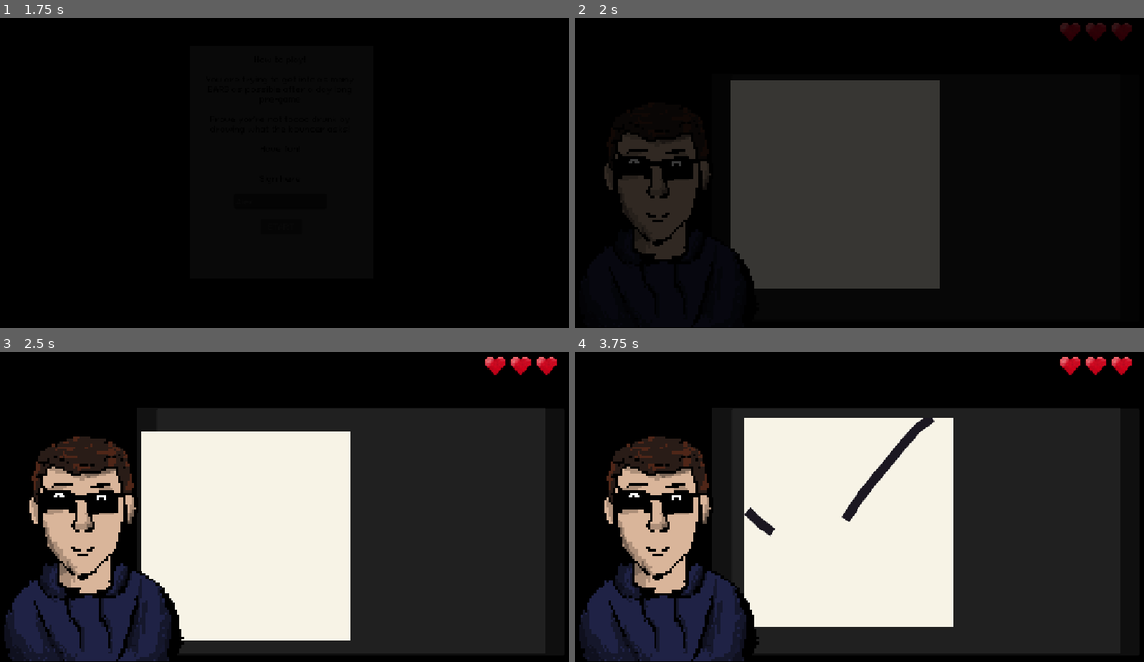
Above: before the commit, frames 1-4 (two rows, left to right).
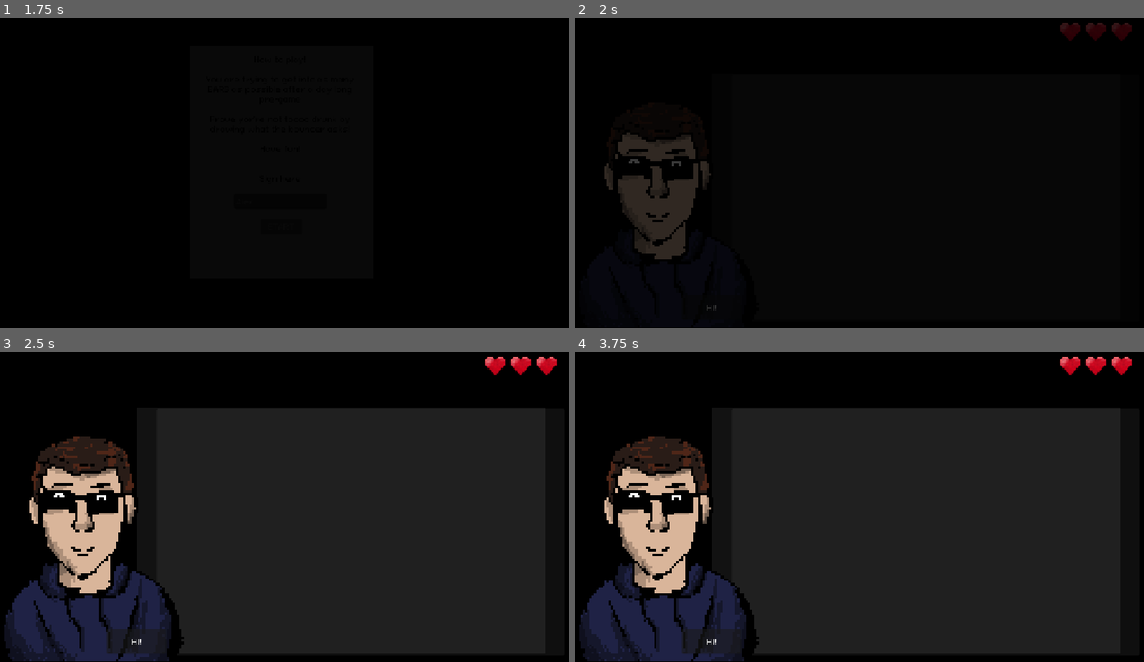
Above: after the commit, the same moments.

Repository: jyatch/bouncer-game
Game: Godot game, scene res://Scenes/HowToPlay.tscn
The game is run twice, just before and just after one commit, with the same random seed, the same clock (stepped at 60 frames per second) and the same inputs. This scene is started directly instead of the project's main scene.
Inputs (mouse positions are in pixels of both pictures, inside the frame that each line leads up to):
- Up to frame 1 (1.75 s): click (278, 200) at 0.52 s; type "Alex" at 0.6 s; click "START" at 1.25 s
- Up to frame 2 (2 s): no input
- Up to frame 3 (2.5 s): click (136, 640) at 2 s, where only the run after the commit has a clickable "HI!"
- Up to frame 4 (3.75 s): tap Enter at 2.75 s; drag from (819, 544) to (916, 429) at 2.77 s; drag from (740, 516) to (831, 565) at 3.52 s

Frame 1 is identical in both runs. In frame 2, 24% of the frame differs, in the area x 23-65%, y 20-95%; in frame 3, 24%; in frame 4, 24%.

Commit message:
dialogue/button flow
meow

Diff:
--- a/Scenes/Main.tscn
+++ b/Scenes/Main.tscn
@@ -135,6 +135,7 @@
 theme_override_colors/font_outline_color = Color(0, 0, 0, 1)
 theme_override_fonts/font = ExtResource("6_jw32o")
 text = "blah blah blah"
+autowrap_mode = 3
 
 [node name="heart1" type="Sprite2D" parent="." unique_id=1843174411]
 position = Vector2(1106.172, 49.875)
@@ -156,3 +157,28 @@
 texture = ExtResource("7_jw32o")
 region_enabled = true
 region_rect = Rect2(129.5, 97.75, 28.5, 27.5)
+
+[node name="BetButton" type="Button" parent="." unique_id=63504043]
+offset_left = 223.0
+offset_top = 582.0
+offset_right = 343.0
+offset_bottom = 632.0
+text = "Bet!"
+
+[node name="Submit" type="Button" parent="." unique_id=1625071687]
+offset_left = 881.0
+offset_top = 582.0
+offset_right = 1006.0
+offset_bottom = 629.0
+text = "Submit"
+
+[node name="Reset" type="Button" parent="." unique_id=336556380]
+offset_left = 1014.0
+offset_top = 582.0
+offset_right = 1143.0
+offset_bottom = 629.0
+text = "Reset"
+
+[connection signal="pressed" from="BetButton" to="." method="_on_bet_button_pressed"]
+[connection signal="pressed" from="Submit" to="." method="_on_submit_pressed"]
+[connection signal="pressed" from="Reset" to="." method="_on_reset_pressed"]
--- a/Scripts/main.gd
+++ b/Scripts/main.gd
@@ -1,14 +1,66 @@
 extends Node2D
 
+@onready var paper = $Panel/Paper
+@onready var bouncer = $Bouncer
+@onready var speech_bubble = $SpeechBubble
+@onready var yap = $SpeechBubble/Yap
+@onready var bet_button = $BetButton
+@onready var submit_button = $Submit
+@onready var reset_button = $Reset
 
-# Called when the node enters the scene tree for the first time.
+# Keeps track of what the BetButton currently does
+var waiting_for_bet := false
+
 func _ready() -> void:
-	$Bouncer.play("Jake")
-	$SpeechBubble.hide()
+	bouncer.play("Jake")
 
-	pass # Replace with function body.
+	paper.hide()
+	speech_bubble.hide()
+	submit_button.hide()
+	reset_button.hide()
+
+	start_round()
 
 
-# Called every frame. 'delta' is the elapsed time since the previous frame.
-func _process(delta: float) -> void:
+func start_round() -> void:
+	# Beginning of EVERY round
+	paper.hide()
+	speech_bubble.hide()
+	submit_button.hide()
+	reset_button.hide()
+
+	# Button starts as HI!
+	bet_button.text = "HI!"
+	bet_button.show()
+
+	waiting_for_bet = false
+
+
+func _on_bet_button_pressed() -> void:
+	if waiting_for_bet == false:
+		# Player pressed HI!
+
+		speech_bubble.show()
+		yap.text = "If you're really sober, draw me a _____"
+
+		bet_button.text = "BET!"
+
+		waiting_for_bet = true
+
+	else:
+		# Player pressed BET!
+		bet_button.hide()
+		reset_button.show()
+		submit_button.show()
+		paper.show()
+		paper.start_bouncing()
+
+
+func _on_submit_pressed() -> void:
+	reset_button.hide()
+	submit_button.hide()
+	paper.stop_bouncing()
+
+func _on_reset_pressed() -> void:
+	# Reset drawing here later
 	pass
Not shown: 1 places in Scenes/Main.tscn that only renumber resources
